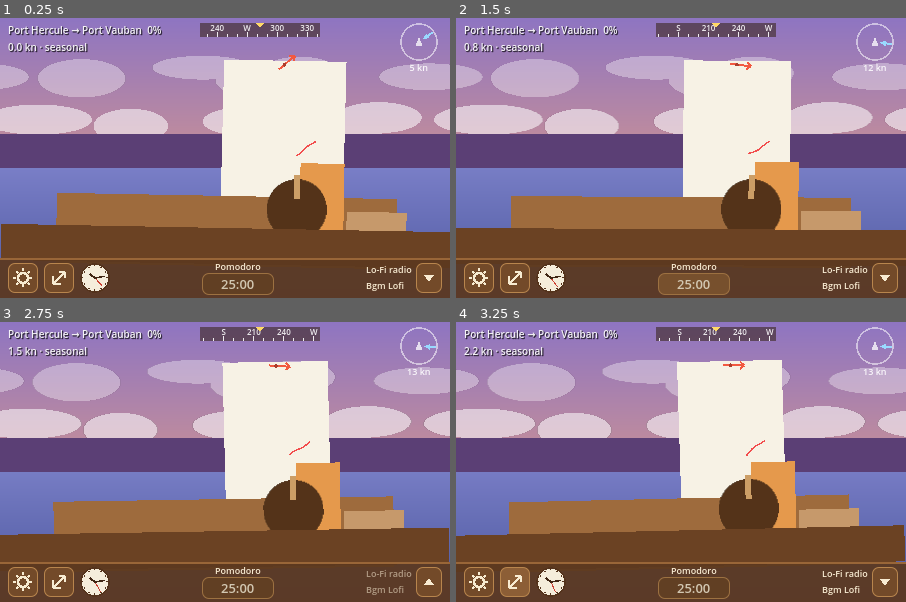
Above: before the commit, frames 1-4 (two rows, left to right).
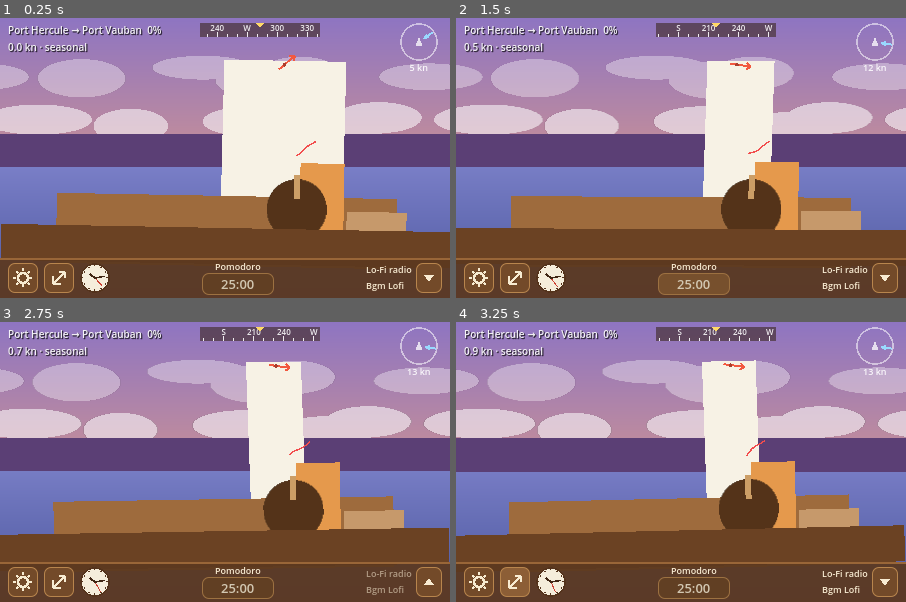
Above: after the commit, the same moments.

Repository: sscori-stack/sscori
Game: Godot game, scene res://tests/smoke_test.tscn
Same seed, same stepped clock (60 frames per second), same inputs: the game is played once before the commit and once after it. This scene is started directly instead of the project's main scene.
Inputs (mouse positions are in pixels of both pictures, inside the frame that each line leads up to):
- Up to frame 1 (0.25 s): no input
- Up to frame 2 (1.5 s): click (514, 278) at 0.5 s; click "25:00" at 1.25 s
- Up to frame 3 (2.75 s): click (427, 582) at 2 s
- Up to frame 4 (3.25 s): click (514, 582) at 2.75 s

The runs differ from the first frame. In frame 1, 0.3% of the frame differs, in the area x 0-100%, y 15-57%; in frame 2, 4.1%; in frame 3, 5.1%, in the area x 0-100%, y 7-64%; in frame 4, 4.9%.

Commit message:
sailing-companion: 10단계 - 고양이 선장 AI(오토파일럿 실체), 플레이어 개입 시 역할 교대, 돛 직접 조작
- CaptainController: 헬름/윈치/해달 자리를 느긋하게 오가는 상태 머신. 돛이 어긋나면 윈치로 걸어가
  세 번에 나눠 줄을 당기고(돛 각도·펼침이 단계적으로 변함), 헬름에서는 목표 방위로 천천히 휠을 잡는다.
  사이사이 여유 행동(바다 보기·해달 쓰다듬기·기지개). 시뮬레이션의 내장 즉시 실행자는 끈다.
- 역할 교대: 플레이어가 휠을 잡으면 선장은 돛만(윈치 대기), 돛을 만지면 헬름만. 10초 무입력 후 복귀.
- 플레이어 돛 조작: 돛 위 좌우 드래그 = 각도, 마우스 휠 = 펼침. 휠은 놓으면 중립 복귀하며 타도 따라감.
- Captain 스프라이트: 포즈별 텍스처(captain_<pose>.png) 또는 플레이스홀더 색 변화, 좌우 방향, 당길 때 기울기
- 노드 참조는 NodePath export 로 변경(손으로 쓴 tscn 에서 Node export 가 풀리지 않던 문제)
- 스모크 테스트: 선장이 윈치로 이동·트림·역할 교대 검사 추가 (36개)

Co-Authored-By: Claude Fable 5.1 <noreply@anthropic.com>
Claude-Session: https://claude.ai/code/session_01JyYEMB3CxvucBmerwAjVBW

Diff:
--- a/sailing-companion/scenes/main.tscn
+++ b/sailing-companion/scenes/main.tscn
@@ -20,6 +20,8 @@
 [ext_resource type="Script" path="res://scripts/ui/compass_strip.gd" id="18_compass"]
 [ext_resource type="Script" path="res://scripts/ui/wind_widget.gd" id="19_wind"]
 [ext_resource type="Script" path="res://scripts/ui/voyage_label.gd" id="20_voyage"]
+[ext_resource type="Script" path="res://scripts/boat/captain.gd" id="21_captain"]
+[ext_resource type="Script" path="res://scripts/boat/captain_controller.gd" id="22_crew"]
 
 [sub_resource type="StyleBoxFlat" id="StyleBoxFlat_bar"]
 content_margin_left = 8.0
@@ -75,7 +77,7 @@
 [node name="Sea" type="Sprite2D" parent="."]
 position = Vector2(225, 150)
 script = ExtResource("5_sea")
-boat = NodePath("../Boat")
+boat_path = NodePath("../Boat")
 counter_amplitude = 1.5
 parallax_px = 60.0
 texture_path = "res://assets/art/sea.png"
@@ -122,9 +124,17 @@
 placeholder_color = Color(0.78, 0.6, 0.42, 1)
 pivot_normalized = Vector2(0.5, 1)
 
+[node name="Winch" type="Sprite2D" parent="Boat"]
+position = Vector2(18, -56)
+script = ExtResource("2_placeholder")
+texture_path = "res://assets/art/winch.png"
+placeholder_size = Vector2i(22, 14)
+placeholder_color = Color(0.35, 0.3, 0.28, 1)
+pivot_normalized = Vector2(0.5, 1)
+
 [node name="Captain" type="Sprite2D" parent="Boat"]
 position = Vector2(95, -60)
-script = ExtResource("8_breather")
+script = ExtResource("21_captain")
 breath_period = 4.2
 texture_path = "res://assets/art/captain.png"
 placeholder_size = Vector2i(44, 78)
@@ -150,6 +160,15 @@
 placeholder_size = Vector2i(6, 24)
 placeholder_color = Color(0.8, 0.62, 0.4, 1)
 pivot_normalized = Vector2(0.5, 0.5)
+
+[node name="Crew" type="Node" parent="Boat"]
+script = ExtResource("22_crew")
+captain_path = NodePath("../Captain")
+otter_path = NodePath("../Otter")
+wheel_path = NodePath("../Wheel")
+helm_spot = Vector2(95, -60)
+winch_spot = Vector2(18, -56)
+otter_spot = Vector2(128, -58)
 
 [node name="Cockpit" type="Sprite2D" parent="Boat"]
 position = Vector2(0, -36)
--- a/sailing-companion/scripts/boat/breather.gd
+++ b/sailing-companion/scripts/boat/breather.gd
@@ -8,6 +8,13 @@
 @export_range(0.1, 0.9) var inhale_ratio: float = 0.4
 ## 캐릭터마다 다르게 주어 위상을 어긋나게 한다(초).
 @export var phase_offset: float = 0.0
+
+## 바라보는 방향(1 = 원본, -1 = 좌우 반전). 컨트롤러가 바꾼다.
+var facing: float = 1.0
+## 포즈용 추가 배율(예: 기지개). 컨트롤러가 바꾼다.
+var pose_scale: Vector2 = Vector2.ONE
+## 포즈용 기울기(라디안). 컨트롤러가 바꾼다.
+var pose_skew: float = 0.0
 
 var _base_scale: Vector2
 var _t: float = 0.0
@@ -27,7 +34,8 @@
 		b = _ease_in_out(u / inhale_ratio)
 	else:
 		b = 1.0 - _ease_in_out((u - inhale_ratio) / (1.0 - inhale_ratio))
-	scale = _base_scale * Vector2(1.0, 1.0 + breath_amount * b)
+	scale = _base_scale * Vector2(facing, 1.0 + breath_amount * b) * pose_scale
+	skew = pose_skew
 
 
 static func _ease_in_out(x: float) -> float:
--- /dev/null
+++ b/sailing-companion/scripts/boat/captain.gd
@@ -0,0 +1,44 @@
+extends "res://scripts/boat/breather.gd"
+## 고양이 선장 스프라이트. 호흡(Breather)에 더해 포즈를 표현한다.
+## assets/art/captain_<pose>.png 가 있으면 텍스처를 바꾸고, 없으면 플레이스홀더 색을 살짝 바꾼다.
+## 포즈: idle(헬름에 앉아 바다 보기), walk, pull(줄 당기기), steer(휠 잡기), pet(해달 쓰다듬기), stretch(기지개)
+
+const POSES := ["idle", "walk", "pull", "steer", "pet", "stretch"]
+
+var pose: String = "idle"
+
+var _pose_textures: Dictionary = {}
+var _base_color: Color
+
+
+func _ready() -> void:
+	super()
+	_base_color = modulate
+	var base_dir := texture_path.get_base_dir()
+	for p in POSES:
+		var path := "%s/captain_%s.png" % [base_dir, p]
+		if ResourceLoader.exists(path, "Texture2D"):
+			_pose_textures[p] = load(path)
+	if uses_real_texture and not _pose_textures.has("idle"):
+		_pose_textures["idle"] = texture
+
+
+func set_pose(new_pose: String) -> void:
+	if new_pose == pose:
+		return
+	pose = new_pose
+	if _pose_textures.has(pose):
+		texture = _pose_textures[pose]
+		offset = -texture.get_size() * pivot_normalized
+	elif uses_real_texture and _pose_textures.has("idle"):
+		texture = _pose_textures["idle"]
+		offset = -texture.get_size() * pivot_normalized
+	if not uses_real_texture:
+		# 플레이스홀더: 포즈별로 색을 조금 바꿔 상태를 알 수 있게
+		match pose:
+			"walk": modulate = _base_color.lightened(0.12)
+			"pull": modulate = _base_color.darkened(0.15)
+			"steer": modulate = _base_color.lerp(Color(1.0, 0.8, 0.5), 0.3)
+			"pet": modulate = _base_color.lerp(Color(1.0, 0.75, 0.8), 0.3)
+			"stretch": modulate = _base_color.lightened(0.2)
+			_: modulate = _base_color
--- /dev/null
+++ b/sailing-companion/scripts/boat/captain_controller.gd
@@ -0,0 +1,291 @@
+class_name CaptainController
+extends Node
+## 고양이 선장 = 오토파일럿. 헬름 자리와 윈치(시트) 자리를 느긋하게 오가며 휠을 돌리고 줄을 당긴다.
+## 시뮬레이션은 목표값(target_heading / target_sail_*)만 계산하고, 실제 rudder/sail 값은
+## 이 컨트롤러(또는 플레이어)가 바꿔야만 움직인다.
+##
+## 역할 교대: 플레이어가 휠을 잡으면 선장은 돛만 담당(윈치 자리), 플레이어가 돛을 만지면 헬름만 담당.
+## 힐링 톤: 서두르지 않는다. 걷기 느림, 줄은 세 번에 나눠 당김, 사이사이 바다 보기·해달 쓰다듬기·기지개.
+
+enum State { IDLE_HELM, STEERING, WALKING, PULLING, IDLE_WINCH, PETTING, STRETCHING, GAZING }
+
+## 손으로 쓴 tscn 에서도 확실히 풀리도록 NodePath 로 받는다.
+@export var captain_path: NodePath = ^"../Captain"
+@export var otter_path: NodePath = ^"../Otter"
+@export var wheel_path: NodePath = ^"../Wheel"
+
+var captain: Node2D
+var otter: Node2D
+var wheel: Node2D
+## 자리(Boat 로컬 좌표).
+@export var helm_spot: Vector2 = Vector2(95, -60)
+@export var winch_spot: Vector2 = Vector2(18, -56)
+@export var otter_spot: Vector2 = Vector2(128, -58)
+@export var walk_speed: float = 22.0
+## 돛 트림이 이만큼 어긋나야 움직인다(도 / 펼침 비율).
+@export var sail_deadband_deg: float = 10.0
+@export var furl_deadband: float = 0.1
+## 줄 당기기: 횟수, 한 번 당기는 시간, 사이 쉬는 시간.
+@export var tug_count: int = 3
+@export var tug_duration: float = 0.7
+@export var tug_rest: float = 0.9
+## 조타 반응(목표 오차 20° 에 타 최대).
+@export var steer_gain_deg: float = 20.0
+## 손을 놓은 타가 중립으로 돌아가는 시간 상수(초).
+@export var rudder_release_tau: float = 6.0
+## 여유 행동 간격(초) 범위.
+@export var vignette_interval_min: float = 45.0
+@export var vignette_interval_max: float = 120.0
+
+var state: State = State.IDLE_HELM
+## 현재 선장이 맡은 역할: "both", "sails", "helm"
+var role: String = "both"
+var at_spot: String = "helm"
+
+var _sim: SailingSim
+var _walk_target: Vector2
+var _walk_target_name: String = ""
+var _after_walk: Callable
+var _timer: float = 0.0
+var _think_timer: float = 0.0
+var _vignette_timer: float = 60.0
+var _tug_index: int = 0
+var _tug_phase: float = 0.0
+var _tug_from_angle: float = 0.0
+var _tug_to_angle: float = 0.0
+var _tug_from_furl: float = 0.0
+var _tug_to_furl: float = 0.0
+var _pull_wait: float = 0.0
+var _walk_t: float = 0.0
+var _rng := RandomNumberGenerator.new()
+var _spot_offset: Vector2 = Vector2.ZERO
+
+
+func _ready() -> void:
+	_rng.randomize()
+	_vignette_timer = _rng.randf_range(vignette_interval_min, vignette_interval_max)
+	captain = get_node_or_null(captain_path) as Node2D
+	otter = get_node_or_null(otter_path) as Node2D
+	wheel = get_node_or_null(wheel_path) as Node2D
+	if captain != null:
+		captain.position = helm_spot
+		_spot_offset = Vector2.ZERO
+
+
+func _process(delta: float) -> void:
+	_sim = Voyage.sim
+	if _sim == null or captain == null:
+		return
+	_sim.auto_execute_enabled = false
+	_update_role()
+	_think(delta)
+	_act(delta)
+	_apply_rudder(delta)
+
+
+# ---------------------------------------------------------------- 역할
+
+func _update_role() -> void:
+	var main := SailingMain.instance
+	var new_role := "both"
+	if main != null:
+		if main.player_helm_active():
+			new_role = "sails"
+		elif main.player_sail_active():
+			new_role = "helm"
+	if new_role != role:
+		role = new_role
+		# 역할이 바뀌면 진행 중인 여유 행동은 접고 자기 자리로
+		if state in [State.PETTING, State.STRETCHING, State.GAZING]:
+			_go_home()
+
+
+func _home_spot_name() -> String:
+	return "winch" if role == "sails" else "helm"
+
+
+# ---------------------------------------------------------------- 판단(1초에 한 번)
+
+func _think(delta: float) -> void:
+	_think_timer -= delta
+	_vignette_timer -= delta
+	if _think_timer > 0.0:
+		return
+	_think_timer = 1.0
+	if state in [State.WALKING, State.PULLING, State.PETTING, State.STRETCHING, State.GAZING]:
+		return
+
+	var need_trim := _needs_trim() and role != "helm"
+	var need_steer := role != "sails"
+
+	# 1) 돛이 많이 어긋났으면 윈치로 (이미 있으면 바로 당김)
+	if need_trim:
+		if at_spot == "winch":
+			_start_pull()
+		else:
+			_walk_to("winch", winch_spot, _start_pull)
+		return
+	# 2) 헬름 담당인데 헬름에 없으면 돌아간다
+	if need_steer and at_spot != "helm":
+		_walk_to("helm", helm_spot, func() -> void: state = State.IDLE_HELM)
+		return
+	# 3) 돛 담당인데 윈치에 없으면 거기서 대기
+	if role == "sails" and at_spot != "winch":
+		_walk_to("winch", winch_spot, func() -> void: state = State.IDLE_WINCH)
+		return
+	# 4) 여유 행동
+	if _vignette_timer <= 0.0 and role == "both" and not _sim.tacking:
+		_vignette_timer = _rng.randf_range(vignette_interval_min, vignette_interval_max)
+		_start_vignette()
+		return
+	state = State.STEERING if (need_steer and at_spot == "helm") else (State.IDLE_WINCH if at_spot == "winch" else State.IDLE_HELM)
+
+
+func _needs_trim() -> bool:
+	return absf(_sim.sail_angle - _sim.target_sail_angle) > sail_deadband_deg \
+		or absf(_sim.sail_furl - _sim.target_sail_furl) > furl_deadband
+
+
+func _start_vignette() -> void:
+	match _rng.randi_range(0, 2):
+		0:
+			_walk_to("otter", otter_spot, func() -> void:
+				state = State.PETTING
+				_timer = 3.5
+				captain.set_pose("pet"))
+		1:
+			state = State.STRETCHING
+			_timer = 2.5
+			captain.set_pose("stretch")
+		_:
+			state = State.GAZING
+			_timer = _rng.randf_range(4.0, 8.0)
+			captain.set_pose("idle")
+			captain.facing = -1.0 if _rng.randf() < 0.5 else 1.0
+
+
+func _go_home() -> void:
+	var home := _home_spot_name()
+	var spot := winch_spot if home == "winch" else helm_spot
+	_walk_to(home, spot, func() -> void: state = State.IDLE_WINCH if home == "winch" else State.IDLE_HELM)
+
+
+# ---------------------------------------------------------------- 행동
+
+func _walk_to(spot_name: String, spot: Vector2, on_arrive: Callable) -> void:
+	_walk_target = spot
+	_walk_target_name = spot_name
+	_after_walk = on_arrive
+	state = State.WALKING
+	_walk_t = 0.0
+	captain.set_pose("walk")
+	captain.facing = 1.0 if spot.x >= captain.position.x else -1.0
+	captain.pose_scale = Vector2.ONE
+	captain.pose_skew = 0.0
+
+
+func _start_pull() -> void:
+	state = State.PULLING
+	_tug_index = 0
+	_tug_phase = 0.0
+	_pull_wait = _rng.randf_range(0.6, 1.4)   # 줄을 잡기 전 한 박자
+	_tug_from_angle = _sim.sail_angle
+	_tug_to_angle = _sim.target_sail_angle
+	_tug_from_furl = _sim.sail_furl
+	_tug_to_furl = _sim.target_sail_furl
+	captain.set_pose("pull")
+	captain.facing = 1.0
+
+
+func _act(delta: float) -> void:
+	match state:
+		State.WALKING:
+			_walk_t += delta
+			var to_go := _walk_target - captain.position
+			var step := walk_speed * delta
+			if to_go.length() <= step:
+				captain.position = _walk_target
+				at_spot = _walk_target_name
+				captain.pose_scale = Vector2.ONE
+				captain.set_pose("idle")
+				# 도착하면 아주 잠깐 멈췄다가 다음 행동
+				state = State.IDLE_HELM if at_spot == "helm" else State.IDLE_WINCH
+				_think_timer = 0.4
+				if _after_walk.is_valid():
+					_after_walk.call()
+			else:
+				captain.position += to_go.normalized() * step
+				# 느긋한 걸음: 살짝 위아래
+				captain.pose_scale = Vector2(1.0, 1.0 + 0.02 * absf(sin(_walk_t * 7.0)))
+		State.PULLING:
+			_do_pull(delta)
+		State.PETTING, State.STRETCHING, State.GAZING:
+			_timer -= delta
+			if state == State.STRETCHING:
+				var u := clampf(1.0 - _timer / 2.5, 0.0, 1.0)
+				captain.pose_scale = Vector2(1.0, 1.0 + 0.06 * sin(u * PI))
+			elif state == State.PETTING and otter != null:
+				otter.pose_scale = Vector2(1.0 + 0.03 * sin(_timer * 9.0), 1.0)
+			if _timer <= 0.0:
+				captain.pose_scale = Vector2.ONE
+				if otter != null:
+					otter.pose_scale = Vector2.ONE
+				captain.set_pose("idle")
+				captain.facing = 1.0
+				_go_home()
+		State.STEERING, State.IDLE_HELM:
+			captain.set_pose("steer" if state == State.STEERING and absf(_sim.rudder) > 0.05 else "idle")
+		State.IDLE_WINCH:
+			captain.set_pose("idle")
+
+
+## 줄 당기기: tug_count 번에 나눠 돛 각도/펼침을 목표로 옮긴다. 각 당김은 ease, 사이에 쉼.
+func _do_pull(delta: float) -> void:
+	if _pull_wait > 0.0:
+		_pull_wait -= delta
+		return
+	_tug_phase += delta
+	var cycle := tug_duration + tug_rest
+	if _tug_phase >= cycle:
+		_tug_phase -= cycle
+		_tug_index += 1
+		if _tug_index >= tug_count:
+			_sim.sail_angle = _tug_to_angle
+			_sim.sail_furl = _tug_to_furl
+			captain.pose_skew = 0.0
+			captain.set_pose("idle")
+			state = State.IDLE_WINCH
+			# 당기고 나서 돛을 한 번 올려다보는 시간
+			_think_timer = _rng.randf_range(1.5, 3.0)
+			return
+	var seg_from := float(_tug_index) / tug_count
+	var seg_to := float(_tug_index + 1) / tug_count
+	var e := _ease(clampf(_tug_phase / tug_duration, 0.0, 1.0))
+	var u := lerpf(seg_from, seg_to, e)
+	_sim.sail_angle = lerpf(_tug_from_angle, _tug_to_angle, u)
+	_sim.sail_furl = lerpf(_tug_from_furl, _tug_to_furl, u)
+	# 몸을 뒤로 젖히며 당기는 느낌
+	captain.pose_skew = -0.18 * sin(e * PI)
+
+
+## 타: 헬름에 있고 헬름 담당이면 목표 방위로 천천히 잡는다. 아니면 중립으로 서서히 풀린다(타 고정 느낌).
+func _apply_rudder(delta: float) -> void:
+	var main := SailingMain.instance
+	if main != null and main.player_helm_active():
+		return   # 플레이어가 잡고 있다
+	var steering := at_spot == "helm" and role != "sails" \
+		and state in [State.STEERING, State.IDLE_HELM]
+	if steering:
+		var err := wrapf(_sim.target_heading - _sim.heading, -180.0, 180.0)
+		var target := clampf(err / steer_gain_deg, -1.0, 1.0)
+		_sim.rudder = lerpf(_sim.rudder, target, minf(1.0, delta * 1.5))
+	else:
+		_sim.rudder = lerpf(_sim.rudder, 0.0, minf(1.0, delta / rudder_release_tau))
+
+
+static func _ease(x: float) -> float:
+	return x * x * (3.0 - 2.0 * x)
+
+
+func state_name() -> String:
+	return State.keys()[state]
--- a/sailing-companion/scripts/boat/sail.gd
+++ b/sailing-companion/scripts/boat/sail.gd
@@ -11,8 +11,14 @@
 ## 형상 전환 속도(초당 비율).
 @export var shape_lerp_speed: float = 1.5
 
+## 플레이어 조작: 돛 위에서 좌우 드래그 = 각도, 마우스 휠 = 펼침.
+@export var drag_deg_per_px: float = 0.6
+@export var furl_step: float = 0.05
+
 var _base_scale: Vector2
 var _t: float = 0.0
+var _dragging: bool = false
+var _last_mouse_x: float = 0.0
 var _vis_side: float = -1.0
 var _vis_width: float = 1.0
 var _vis_furl: float = 1.0
@@ -22,6 +28,50 @@
 func _ready() -> void:
 	super()
 	_base_scale = scale
+
+
+func _is_mouse_over() -> bool:
+	if texture == null:
+		return false
+	var local := to_local(get_global_mouse_position())
+	return Rect2(offset, texture.get_size()).has_point(local)
+
+
+func _unhandled_input(event: InputEvent) -> void:
+	var sim: SailingSim = Voyage.sim
+	if sim == null:
+		return
+	if event is InputEventMouseButton and event.pressed and _is_mouse_over():
+		if event.button_index == MOUSE_BUTTON_LEFT:
+			_dragging = true
+			_last_mouse_x = get_global_mouse_position().x
+			get_viewport().set_input_as_handled()
+		elif event.button_index == MOUSE_BUTTON_WHEEL_UP or event.button_index == MOUSE_BUTTON_WHEEL_DOWN:
+			var dir := 1.0 if event.button_index == MOUSE_BUTTON_WHEEL_UP else -1.0
+			sim.sail_furl = clampf(sim.sail_furl + dir * furl_step, SailingSim.SAIL_FURL_MIN, SailingSim.SAIL_FURL_MAX)
+			_note_player()
+			get_viewport().set_input_as_handled()
+
+
+func _input(event: InputEvent) -> void:
+	if not _dragging:
+		return
+	var sim: SailingSim = Voyage.sim
+	if event is InputEventMouseMotion and sim != null:
+		var x := get_global_mouse_position().x
+		# 붐이 있는 쪽(_vis_side)으로 끌면 각도가 커진다(시트를 푼다)
+		var dx := (x - _last_mouse_x) * _vis_side
+		_last_mouse_x = x
+		sim.sail_angle = clampf(sim.sail_angle + dx * drag_deg_per_px, SailingSim.SAIL_ANGLE_MIN, SailingSim.SAIL_ANGLE_MAX)
+		_note_player()
+		get_viewport().set_input_as_handled()
+	elif event is InputEventMouseButton and event.button_index == MOUSE_BUTTON_LEFT and not event.pressed:
+		_dragging = false
+
+
+func _note_player() -> void:
+	if SailingMain.instance != null:
+		SailingMain.instance.note_player_sail()
 
 
 func _process(delta: float) -> void:
--- a/sailing-companion/scripts/layers/sea.gd
+++ b/sailing-companion/scripts/layers/sea.gd
@@ -2,7 +2,8 @@
 ## 바다 레이어. Boat 의 상하 위상과 반대 방향으로 1~2px 움직여 상대 운동감을 주고,
 ## 조타에 따라 좌우 패럴랙스.
 
-@export var boat: Node2D
+@export var boat_path: NodePath = ^"../Boat"
+var boat: Node2D
 ## Boat 반대 방향 상하 진폭(px).
 @export var counter_amplitude: float = 1.5
 ## heading = ±1 일 때 좌우 최대 픽셀.
@@ -17,6 +18,7 @@
 func _ready() -> void:
 	super()
 	_base_position = position
+	boat = get_node_or_null(boat_path) as Node2D
 
 
 func _process(_delta: float) -> void:
--- a/sailing-companion/scripts/main.gd
+++ b/sailing-companion/scripts/main.gd
@@ -8,8 +8,10 @@
 const FPS_ACTIVE := 30
 const FPS_IDLE := 15
 const AUTOPILOT_IDLE_SECONDS := 20.0
-## 시뮬레이션 타각(-1~1)을 휠 회전각(도)으로 바꾸는 배율.
-const WHEEL_DEG_PER_RUDDER := 60.0
+## 시뮬레이션 타각(-1~1)을 휠 회전각(도)으로 바꾸는 배율(휠 최대각과 같게).
+const WHEEL_DEG_PER_RUDDER := 90.0
+## 플레이어가 손을 뗀 뒤 선장이 그 역할을 되찾기까지의 시간(초).
+const PLAYER_HANDOVER_SECONDS := 10.0
 
 ## 다른 노드가 참조할 수 있는 단일 인스턴스 (씬은 하나뿐이다).
 static var instance: SailingMain
@@ -30,6 +32,8 @@
 
 var _boat: Boat
 var _wheels: Array = []
+var _player_helm_until: float = -1.0
+var _player_sail_until: float = -1.0
 var _wheel_heading: float = 0.0
 var _wheel_dragging: bool = false
 
@@ -126,14 +130,22 @@
 	autopilot_active = idle_seconds >= AUTOPILOT_IDLE_SECONDS
 	var sim: SailingSim = Voyage.sim
 	if _wheel_dragging:
+		note_player_helm()
+	if sim != null:
+		var wheel_target := 0.0
+		if player_helm_active():
+			# 플레이어 조타 중(또는 손을 뗀 직후): 휠 각도가 곧 타각. 손을 떼면 휠이 중립으로 돌아가며 타도 따라간다.
+			sim.rudder = clampf(_wheel_heading, -1.0, 1.0)
+		else:
+			# 선장 조타 중: 휠이 시뮬레이션 타각을 따라 돈다.
+			wheel_target = deg_to_rad(sim.rudder * WHEEL_DEG_PER_RUDDER)
+		for wheel in _wheels:
+			wheel.external_target = wheel_target
+	if _wheel_dragging:
 		heading = _wheel_heading
 	elif sim != null:
 		# 배경 패럴랙스는 실제 타각을 따라간다(선장이 휠을 돌리면 화면도 돈다).
 		heading = lerpf(heading, clampf(sim.rudder, -1.0, 1.0) * 0.8, minf(1.0, delta * 2.0))
-	if sim != null:
-		var wheel_target := deg_to_rad(sim.rudder * WHEEL_DEG_PER_RUDDER)
-		for wheel in _wheels:
-			wheel.external_target = wheel_target
 		AudioManager.set_wind(Voyage.wind.speed, Voyage.wind.gust_intensity)
 	if _boat != null:
 		AudioManager.set_wave_phase(_boat.bob_normalized)
@@ -160,6 +172,24 @@
 	_wheel_dragging = wheel.is_dragging
 
 
+# ---------------------------------------------------------------- 플레이어 개입(선장과 역할 교대)
+
+func note_player_helm() -> void:
+	_player_helm_until = time_elapsed + PLAYER_HANDOVER_SECONDS
+
+
+func note_player_sail() -> void:
+	_player_sail_until = time_elapsed + PLAYER_HANDOVER_SECONDS
+
+
+func player_helm_active() -> bool:
+	return _wheel_dragging or time_elapsed < _player_helm_until
+
+
+func player_sail_active() -> bool:
+	return time_elapsed < _player_sail_until
+
+
 # ---------------------------------------------------------------- FPS / 포커스
 
 func _notification(what: int) -> void:
--- a/sailing-companion/tests/smoke_test.gd
+++ b/sailing-companion/tests/smoke_test.gd
@@ -4,6 +4,8 @@
 ## 종료 코드 0 = 전부 통과, 1 = 실패 있음.
 
 var _frames := 0
+var _captain_x0 := 0.0
+var _captain_walk_seen := false
 var _main: Node
 var _report := []
 
@@ -89,9 +91,32 @@
 		# 오토파일럿 강제
 		_main.idle_seconds = 30.0
 	if _frames == 200:
-		var voyage := get_node("/root/Voyage")
-		_check("Voyage sim running", voyage.sim != null and voyage.sim.sim_time_hours > 0.0)
-		_check("Voyage progress > 0", voyage.sim.progress() > 0.0)
+		var crew := _main.get_node("Boat/Crew")
+		var voyage0 := get_node("/root/Voyage")
+		_check("Crew disabled sim auto-execute", voyage0.sim.auto_execute_enabled == false)
+		# 돛을 크게 어긋나게 만들면 선장이 윈치로 걸어가 당겨야 한다
+		voyage0.sim.sail_angle = clampf(voyage0.sim.target_sail_angle + 40.0, 5.0, 90.0)
+		crew._think_timer = 0.0
+		_captain_x0 = _main.get_node("Boat/Captain").position.x
+	if _frames == 260:
+		var crew := _main.get_node("Boat/Crew")
+		print("  captain state=%s at=%s pos=%s role=%s" % [crew.state_name(), crew.at_spot, _main.get_node("Boat/Captain").position, crew.role])
+		_check("Captain at or heading to winch", _main.get_node("Boat/Captain").position.x < _captain_x0 - 5.0 or crew.at_spot == "winch")
+		_captain_walk_seen = crew.state_name() == "WALKING" or crew.at_spot == "winch"
+	if _frames == 520:
+		var crew := _main.get_node("Boat/Crew")
+		var voyage0 := get_node("/root/Voyage")
+		print("  captain state=%s at=%s sail=%.1f target=%.1f" % [crew.state_name(), crew.at_spot, voyage0.sim.sail_angle, voyage0.sim.target_sail_angle])
+		_check("Captain reached winch or pulling", crew.at_spot == "winch" or _captain_walk_seen)
+		_check("Sail trimmed toward target by captain", absf(voyage0.sim.sail_angle - voyage0.sim.target_sail_angle) < 25.0)
+		# 플레이어가 휠을 잡으면 역할이 sails 로
+		_main.note_player_helm()
+	if _frames == 525:
+		_check("Role swaps to sails when player steers", _main.get_node("Boat/Crew").role == "sails")
+	if _frames == 530:
+		var voyage0 := get_node("/root/Voyage")
+		_check("Voyage sim running", voyage0.sim != null and voyage0.sim.sim_time_hours > 0.0)
+		_check("Voyage progress > 0", voyage0.sim.progress() > 0.0)
 		_check("Voyage label shows leg", "→" in _main.get_node("UI/Hud/VoyageLabel").text)
 		_check("Windex exists and rotates finitely", is_finite(_main.get_node("Boat/Windex").rotation))
 		_check("Telltale has points", _main.get_node("Boat/Telltale").points.size() >= 3)
@@ -99,7 +124,7 @@
 		var sail := _main.get_node("Boat/Sail")
 		_check("Sail scale finite and nonzero", is_finite(sail.scale.x) and sail.scale.x != 0.0 and sail.scale.y > 0.0)
 		print("  sail scale=%s heel_visual=%.2f hud compass size=%s" % [sail.scale, _main.get_node("Boat").heel_visual, _main.get_node("UI/Hud/CompassStrip").size])
-		print("  ", voyage.summary_text().replace("\n", " | "))
+		print("  ", voyage0.summary_text().replace("\n", " | "))
 		_check("Autopilot active", _main.autopilot_active)
 		_check("Horizon zooming", _main.get_node("Horizon").scale.x > 1.0)
 		print("  fps cap=", Engine.max_fps, " low_proc=", OS.low_processor_usage_mode)
Not shown: 1 places in sailing-companion/scenes/main.tscn that only renumber resources
